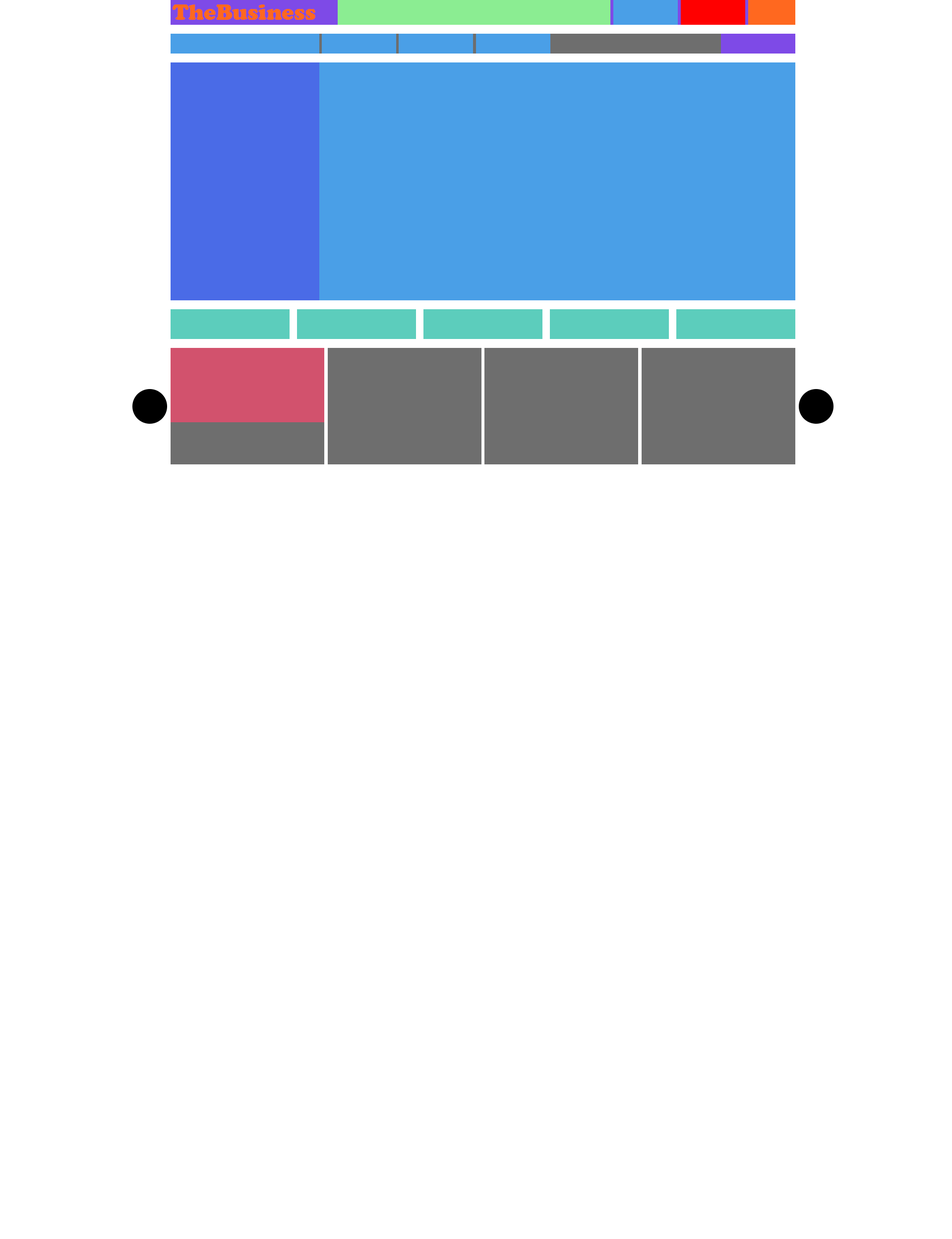
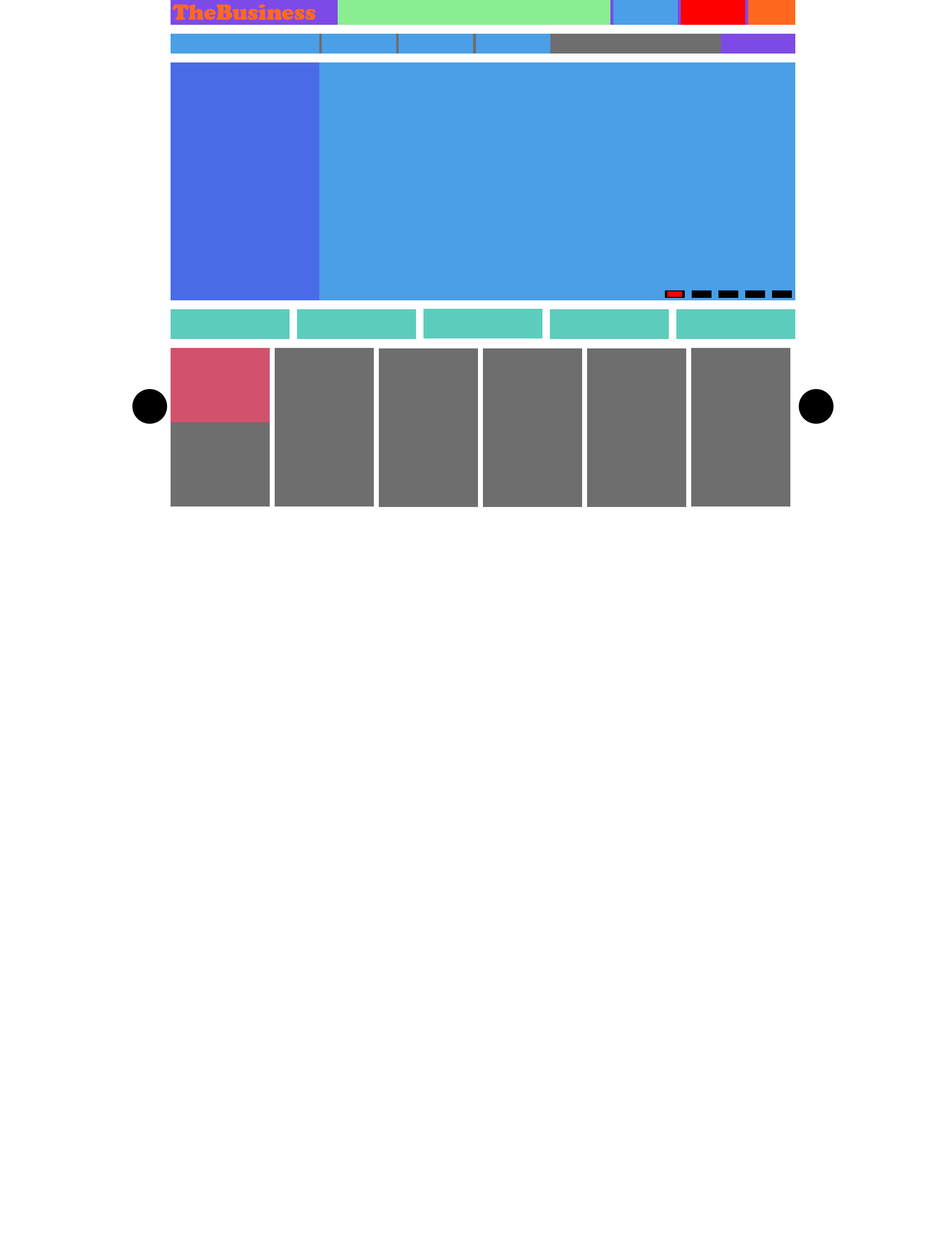
Layered file, before and after one edit (952x1239). Changes by layer:
added layer "Rectangle 6" above "Rectangle 5 copy 4" over (667, 291, 683, 297)
added layer "Rectangle 5 copy 4" above "Rectangle 5 copy 3" over (664, 290, 685, 298)
added layer "Rectangle 5 copy 3" above "Rectangle 5 copy 2" over (691, 290, 712, 298)
added layer "Rectangle 5 copy 2" above "Rectangle 5 copy" over (718, 290, 739, 298)
added layer "Rectangle 5 copy" above "Rectangle 5" over (745, 290, 765, 298)
added layer "Rectangle 5" above "Search" over (771, 290, 792, 298)
painted on "Feature" (3rd of 5) over (423, 308, 543, 340)
painted on "IMG" over (269, 347, 325, 423)
added layer "Background copy 2" above "Background copy" over (378, 464, 478, 508)
added layer "Background copy" above "Background" over (482, 348, 582, 508)
painted on "Background" (1st of 5) over (484, 347, 687, 508)
painted on "Background" (2nd of 5) over (274, 347, 482, 507)
painted on "Background" (3rd of 5) over (641, 347, 796, 507)
painted on "Background" (4th of 5) over (170, 347, 325, 507)
